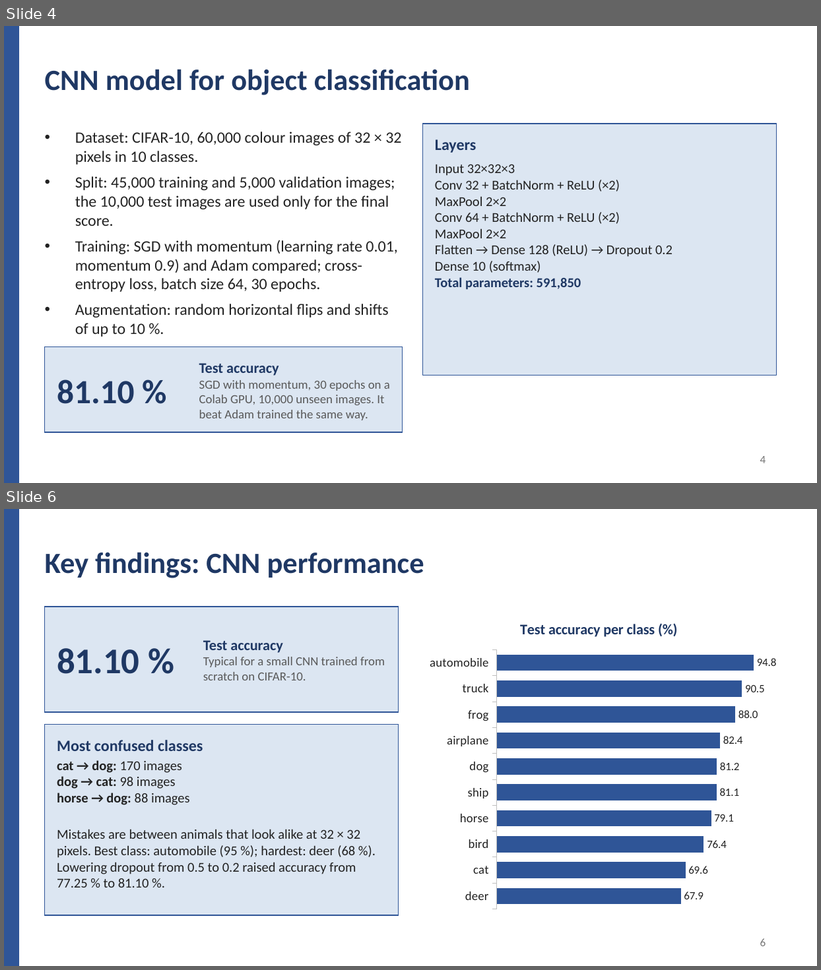
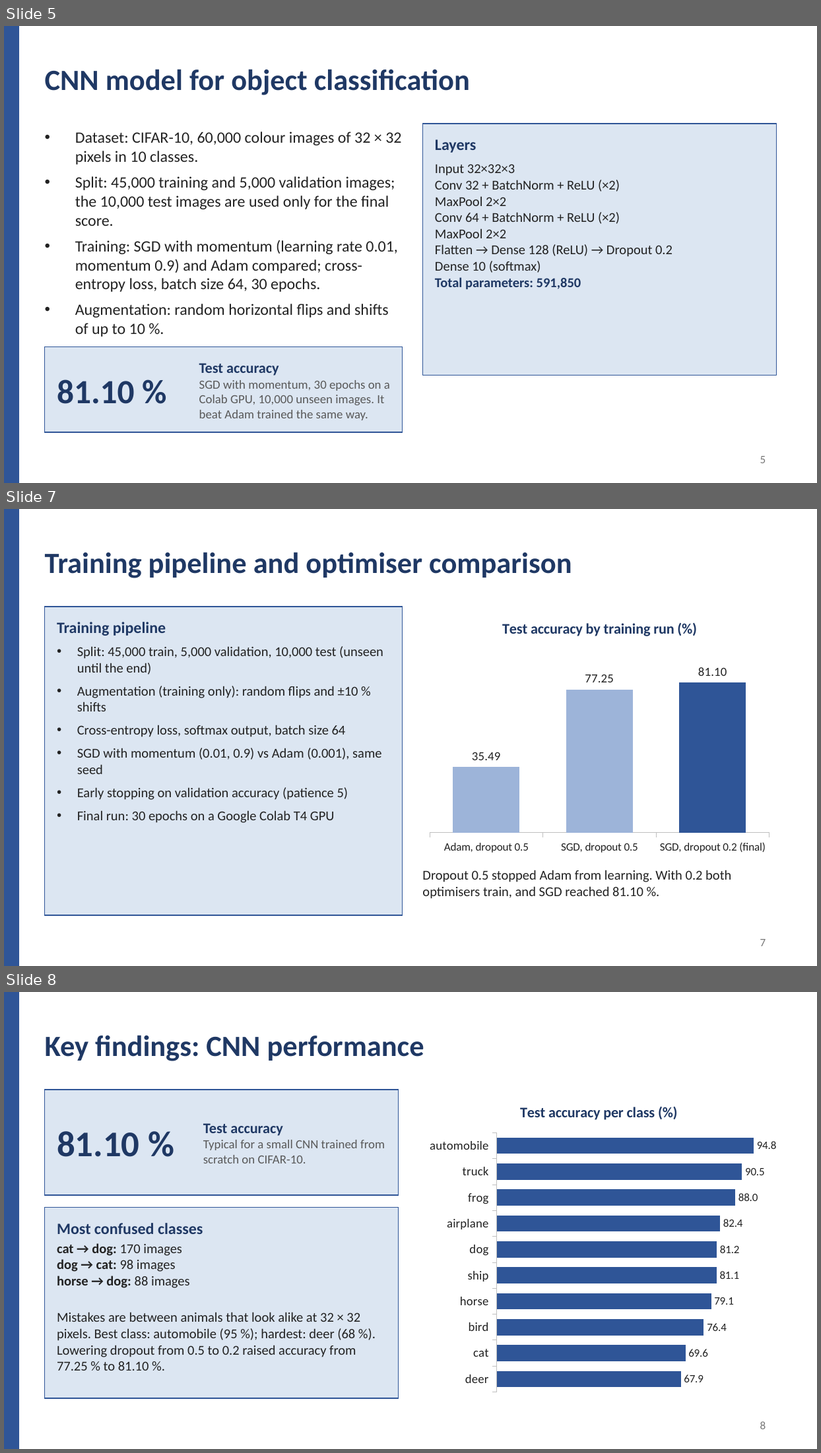
Before and after one commit to sinegan-ux/epuck-cnn-part2, a slide deck: presentation/Project_Part2_Presentation.pptx. Shown one above the other, each under a label of ours: slides 4 and 6 before the commit, slides 5, 7 and 8 after it; the slides between them are not shown. The pictures are 821x970 and 821x1453 pixels, drawn with LibreOffice and Linux fonts; fonts in the diff are those of the drawing. Boxes give left, top, right and bottom in pixels: in the first picture for what was removed or moved away, otherwise in the second. Text is boxed around its words. In the diff, an @@ line names an element or a change of style, - is before the commit and + after.

```diff
--- a/presentation/Project_Part2_Presentation.pptx
+++ b/presentation/Project_Part2_Presentation.pptx
@@ slide 7 added at [4, 509, 817, 966], background #FFFFFF @@
@@ rectangle added at [4, 509, 19, 966], fill #2F5597, outline #2F5597 1 pt @@
@@ text added at [45, 552, 572, 578], 26 pt, text #1F3864, bold @@
+Training pipeline and optimiser comparison
@@ rectangle added at [45, 607, 403, 916], fill #DCE6F2, outline #2F5597 1 pt @@
@@ column chart added at [422, 607, 776, 859] @@
+title "Test accuracy by training run (%)"
+categories: Adam, dropout 0.5, SGD, dropout 0.5, SGD, dropout 0.2 (final)
+Series 1: 35.49, 77.25, 81.1
@@ text added at [57, 622, 166, 636], 14 pt, text #1F3864, bold @@
+Training pipeline
@@ text added at [77, 646, 384, 823], 12 pt, text #222222 @@
+• Split: 45,000 train, 5,000 validation, 10,000 test (unseen until the end)
+• Augmentation (training only): random flips and ±10 % shifts
+• Cross-entropy loss, softmax output, batch size 64
+• SGD with momentum (0.01, 0.9) vs Adam (0.001), same seed
+• Early stopping on validation accuracy (patience 5)
+• Final run: 30 epochs on a Google Colab T4 GPU
@@ text added at [422, 870, 731, 899], 12 pt, text #222222 @@
+Dropout 0.5 stopped Adam from learning. With 0.2 both optimisers train, and SGD reached 81.10 %.
@@ page number added at [760, 939, 766, 947], 10 pt, text #777777 @@
+7
@@ what was slide 4 is now slide 5 @@
@@ page number at [760, 456, 766, 464]: text changed @@
-4
+5
@@ what was slide 6 is now slide 8 @@
@@ page number at [760, 1422, 766, 1430]: text changed @@
-6
+8
```
Also in this commit, not shown: 3 slides changed, 5 other slides added.
